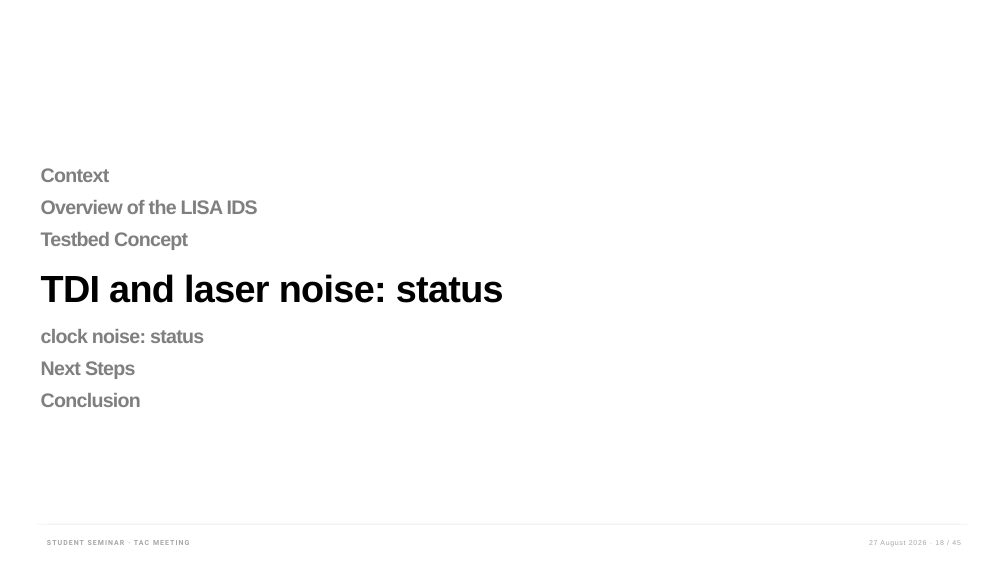
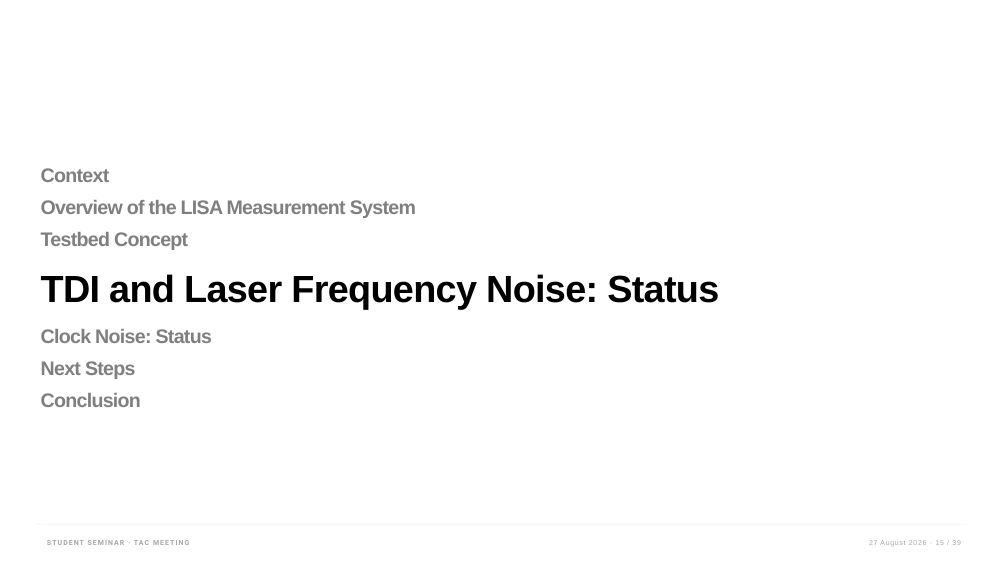
Before and after one commit to karinkruuse/Esitlused, a slide deck: slide 15 of TAC2.pptm (slide 18 before the commit). Drawn at 1008x567 pixels with LibreOffice and Linux fonts; fonts in the diff are those of the drawing. Boxes give left, top, right and bottom in pixels: in the first picture for what was removed or moved away, otherwise in the second. Text is boxed around its words. In the diff, an @@ line names an element or a change of style, - is before the commit and + after.

```diff
--- a/TAC2.pptm
+++ b/TAC2.pptm
@@ title at (41, 200, 416, 218): text changed @@
-Overview of the LISA IDS
+Overview of the LISA Measurement System
@@ title at (41, 274, 719, 343): text changed @@
-TDI and laser noise: status
-clock noise: status
+TDI and Laser Frequency Noise: Status
+Clock Noise: Status
```
Also in this commit, not shown: 39 other slides changed, 4 slides added, 6 slides removed, 47 other files.
